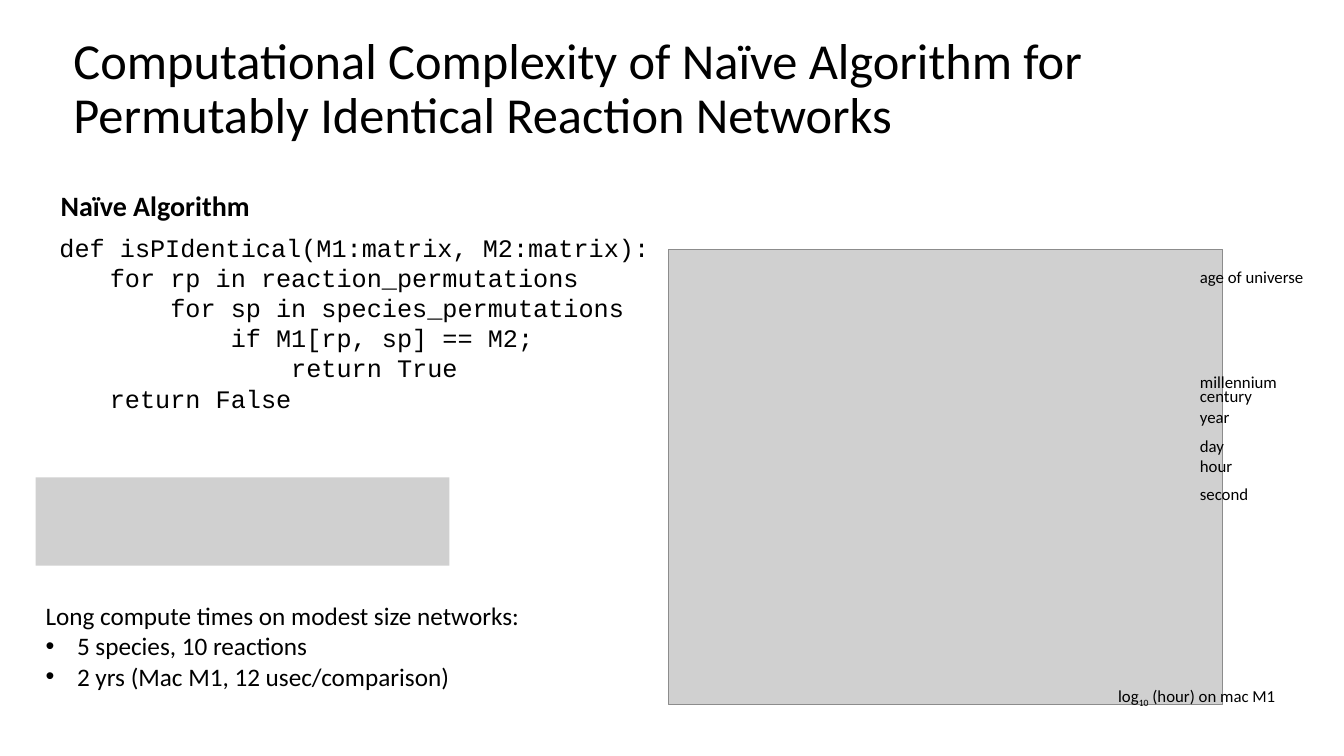
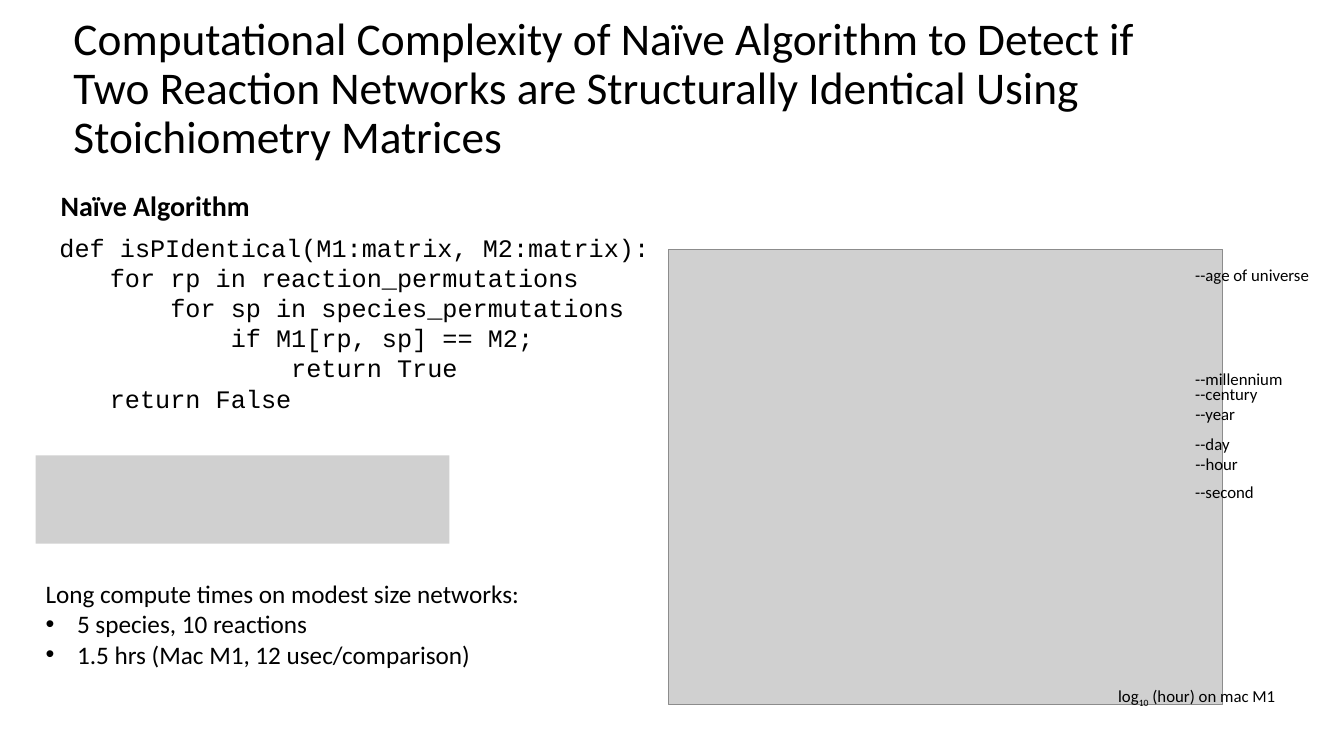
Before and after one commit to ModelEngineering/pySubnetSB, a slide deck: slide 4 of docs/sirn_figures.pptx (slide 3 before the commit). Drawn at 1344x756 pixels with LibreOffice and Linux fonts; fonts in the diff are those of the drawing; grey boxes stand for pictures. Boxes give left, top, right and bottom in pixels: in the first picture for what was removed or moved away, otherwise in the second. Text is boxed around its words. In the diff, an @@ line names an element or a change of style, - is before the commit and + after.

```diff
--- a/docs/sirn_figures.pptx
+++ b/docs/sirn_figures.pptx
@@ title at (73, 23, 1133, 161): text changed; size 36 to 32.4 pt @@
-Computational Complexity of Naïve Algorithm for Permutably Identical Reaction Networks
+Computational Complexity of Naïve Algorithm to Detect if Two Reaction Networks are Structurally Identical Using Stoichiometry Matrices
@@ text at (1195, 268, 1309, 286): text changed @@
-age of universe
+--age of universe
@@ text at (1195, 372, 1282, 390): text changed @@
-millennium
+--millennium
@@ text at (1195, 386, 1257, 404): text changed @@
-century
+--century
@@ text at (1195, 407, 1235, 425): text changed @@
-year
+--year
@@ text at (1195, 436, 1229, 454): text changed @@
-day
+--day
@@ picture: place and size @@
-picture at (35, 478, 450, 567)
+picture at (35, 456, 450, 544)
@@ text at (1195, 456, 1238, 474): text changed @@
-hour
+--hour
@@ text at (1195, 485, 1254, 503): text changed @@
-second
+--second
@@ text "Long compute times on modest ...": place and size @@
-text "Long compute times on modest ..." at (46, 607, 519, 690)
+text "Long compute times on modest ..." at (46, 585, 519, 668)
@@ text at (77, 645, 470, 668): text changed @@
-• 2 yrs (Mac M1, 12 usec/comparison)
+• 1.5 hrs (Mac M1, 12 usec/comparison)
```
Also in this commit, not shown: 5 slides added, 4 other files.
